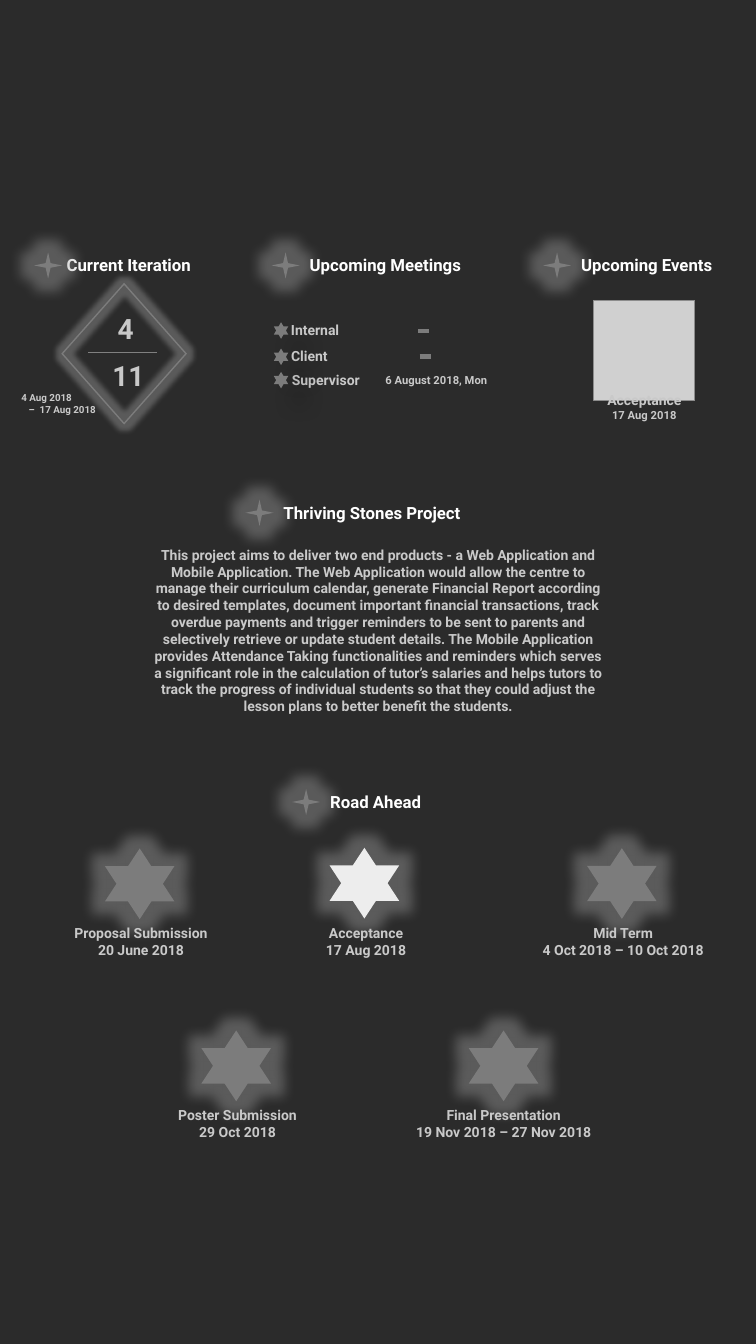
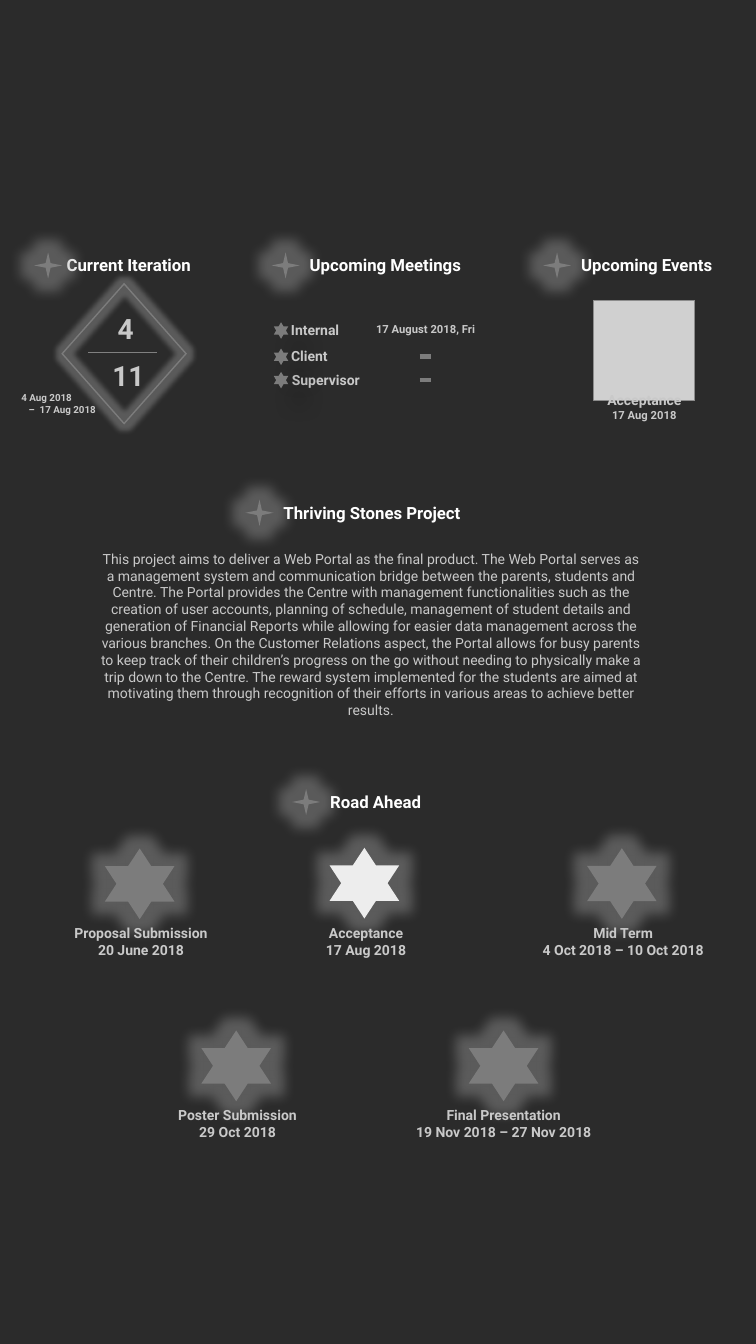
Before and after one commit to TeameXi/Thriving-Stones-Project, a slide deck: slide 2 of wiki/Wiki Template.pptx. Drawn at 756x1344 pixels with LibreOffice and Linux fonts; fonts in the diff are those of the drawing; grey boxes stand for pictures; background and template pictures are left out; a plain dark background stands for a picture behind light text. Boxes give left, top, right and bottom in pixels: in the first picture for what was removed or moved away, otherwise in the second. Text is boxed around its words. In the diff, an @@ line names an element or a change of style, - is before the commit and + after.

```diff
--- a/wiki/Wiki Template.pptx
+++ b/wiki/Wiki Template.pptx
@@ text at [376,325,475,336]: text changed @@
-6 August 2018, Mon
+17 August 2018, Fri
@@ line moved from (418, 332) - (429, 332) to (419, 380) - (430, 380) @@
@@ text at [101,553,641,715]: text changed; bold off @@
-This project aims to deliver two end products - a Web Application and Mobile Application. The Web Application would allow the centre to manage their curriculum calendar, generate Financial Report according to desired templates, document important financial transactions, track overdue payments and trigger reminders to be sent to parents and selectively retrieve or update student details. The Mobile Application provides Attendance Taking functionalities and reminders which serves a significant role in the calculation of tutor’s salaries and helps tutors to track the progress of individual students so that they could adjust the lesson plans to better benefit the students.
+This project aims to deliver a Web Portal as the final product. The Web Portal serves as a management system and communication bridge between the parents, students and Centre. The Portal provides the Centre with management functionalities such as the creation of user accounts, planning of schedule, management of student details and generation of Financial Reports while allowing for easier data management across the various branches. On the Customer Relations aspect, the Portal allows for busy parents to keep track of their children’s progress on the go without needing to physically make a trip down to the Centre. The reward system implemented for the students are aimed at motivating them through recognition of their efforts in various areas to achieve better results.
```
Also in this commit, not shown: 5 other slides changed, 1 slide added, 1 slide removed, 1 other file.
